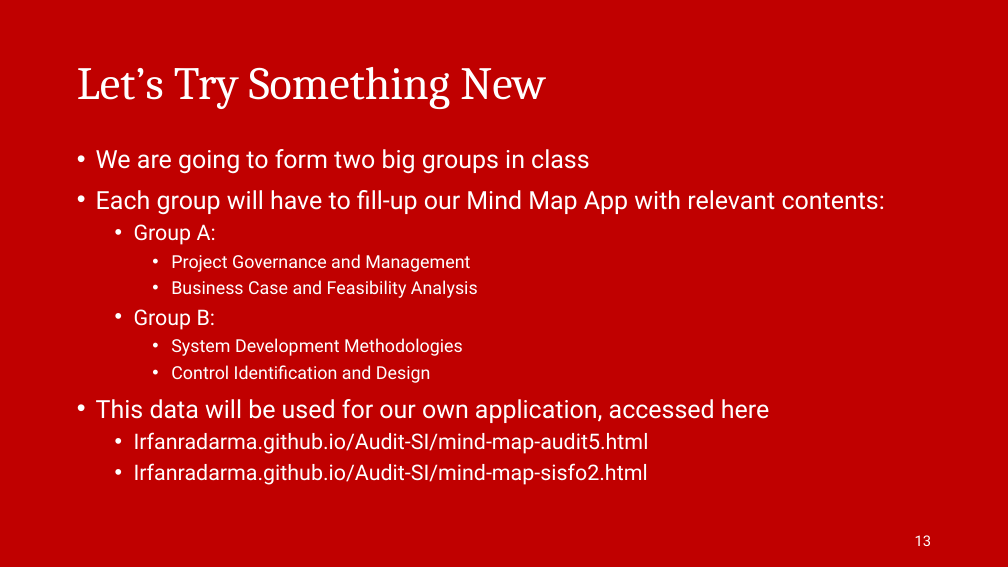
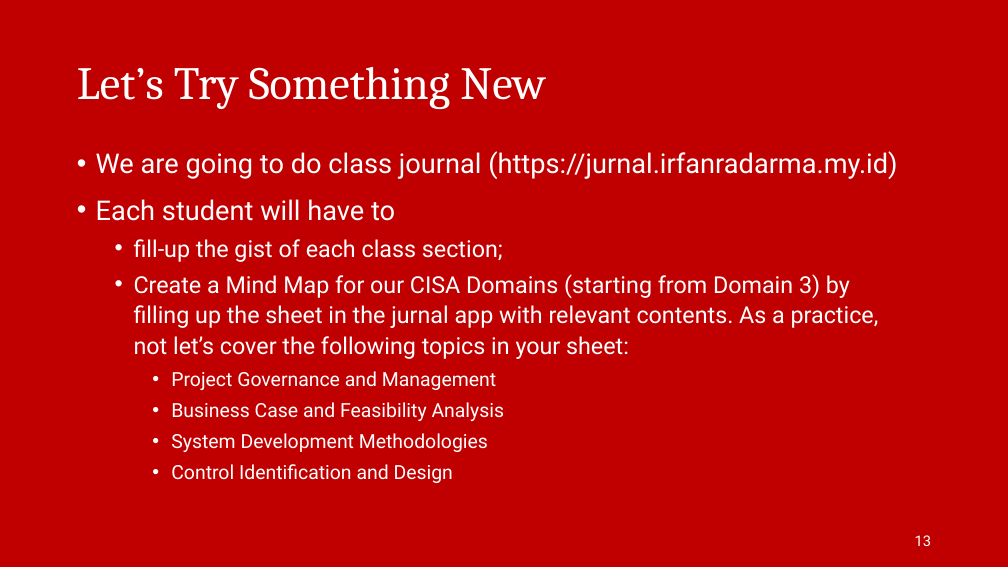
Before and after one commit to irfanradarma/Audit-SI, a slide deck: slide 13 of Slides/2026/03 - IS Acquisition & Development.pptx. Drawn at 1008x567 pixels with LibreOffice and Linux fonts; fonts in the diff are those of the drawing; background and template pictures are left out. Boxes give left, top, right and bottom in pixels: in the first picture for what was removed or moved away, otherwise in the second. Text is boxed around its words. In the diff, an @@ line names an element or a change of style, - is before the commit and + after.

Commit message:
button jurnal

```diff
--- a/Slides/2026/03 - IS Acquisition & Development.pptx
+++ b/Slides/2026/03 - IS Acquisition & Development.pptx
@@ text at <box>96,151,897,359</box>: text changed; size 23.8 to 22.2 pt @@
-• We are going to form two big groups in class
-• Each group will have to fill-up our Mind Map App with relevant contents:
-  • Group A:
+• We are going to do class journal (https://jurnal.irfanradarma.my.id)
+• Each student will have to
+  • fill-up the gist of each class section;
+  • Create a Mind Map for our CISA Domains (starting from Domain 3) by filling up the sheet in the jurnal app with relevant contents. As a practice, not let’s cover the following topics in your sheet:
@@ text at <box>134,309,216,330</box>: paragraph removed @@
-  • Group B:
@@ text at <box>171,371,505,483</box>: size 17 to 18.5 pt in "Project Governance and Management", "Business Case and Feasibility Analysis", "System Development Methodologies", "Control Identification and Design"; line spacing 1 to 1.1 @@
@@ text at <box>96,399,769,485</box>: paragraphs removed @@
-• This data will be used for our own application, accessed here
-  • Irfanradarma.github.io/Audit-SI/mind-map-audit5.html
-  • Irfanradarma.github.io/Audit-SI/mind-map-sisfo2.html
```
Also in this commit, not shown: 2 other slides changed.
